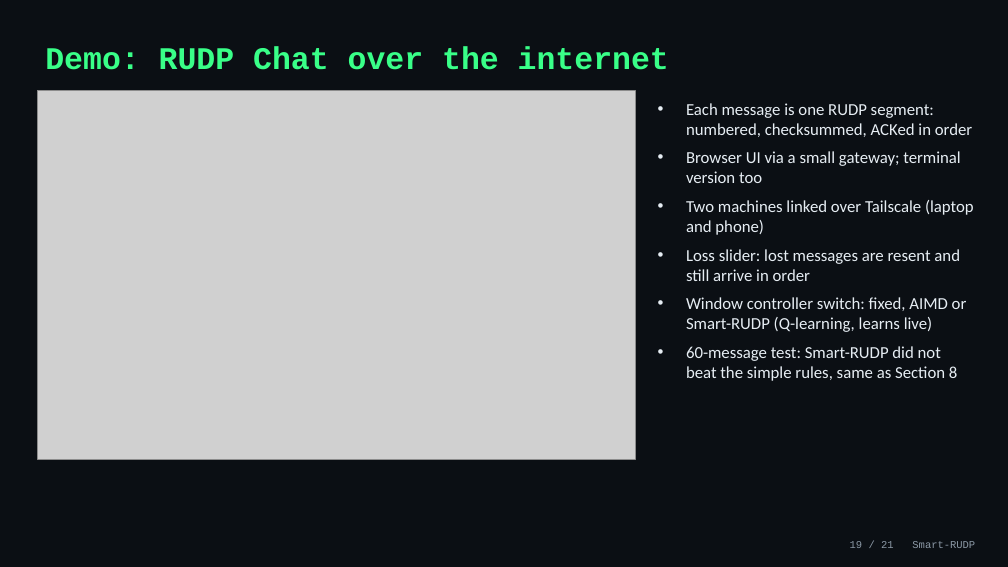
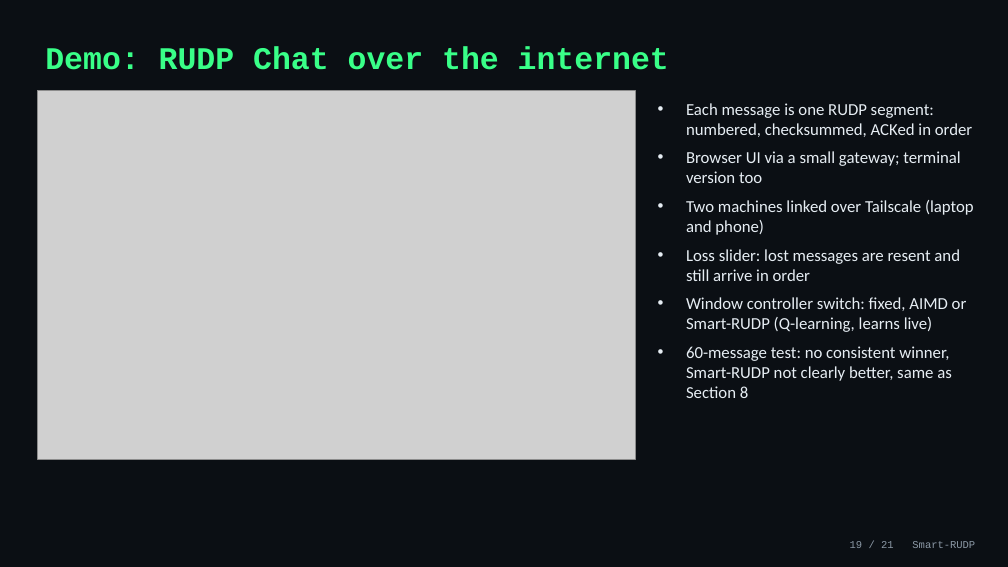
Before and after one commit to Capsturrrr/rudp, a slide deck: slide 19 of docs/final/RUDP_Presentation.pptx. Drawn at 1008x567 pixels with LibreOffice and Linux fonts; fonts in the diff are those of the drawing; grey boxes stand for pictures. Boxes give left, top, right and bottom in pixels: in the first picture for what was removed or moved away, otherwise in the second. Text is boxed around its words. In the diff, an @@ line names an element or a change of style, - is before the commit and + after.

```diff
--- a/docs/final/RUDP_Presentation.pptx
+++ b/docs/final/RUDP_Presentation.pptx
@@ text at box(686, 346, 952, 398): text changed @@
-• 60-message test: Smart-RUDP did not beat the simple rules, same as Section 8
+• 60-message test: no consistent winner, Smart-RUDP not clearly better, same as Section 8
```
Also in this commit, not shown: 6 other files.
